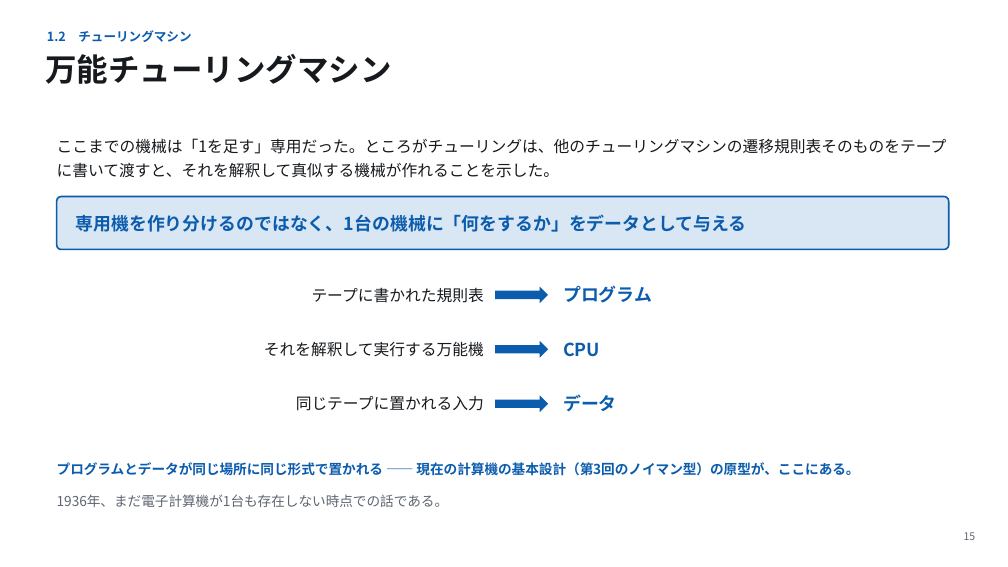
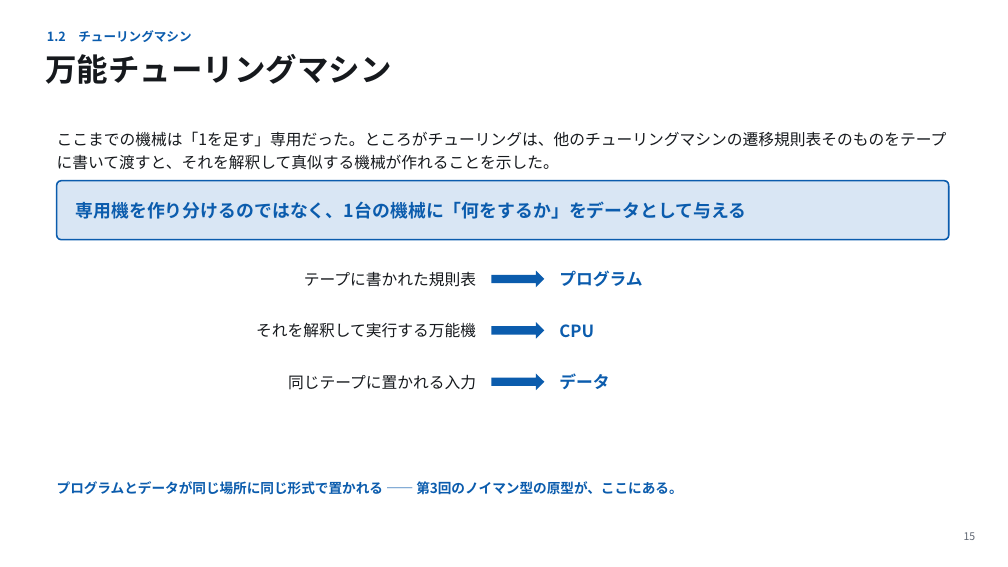
Before and after one commit to koide55/CompOutline, a slide deck: slide 15 of slides/第01回_計算とは何か.pptx. Drawn at 1008x567 pixels with LibreOffice and Linux fonts; fonts in the diff are those of the drawing. Boxes give left, top, right and bottom in pixels: in the first picture for what was removed or moved away, otherwise in the second. Text is boxed around its words. In the diff, an @@ line names an element or a change of style, - is before the commit and + after.

```diff
--- a/slides/第01回_計算とは何か.pptx
+++ b/slides/第01回_計算とは何か.pptx
@@ text "ここまでの機械は「1を足す」専用だった。ところがチューリングは、他のチューリングマシンの遷移規則表そのものをテープに書い ..." at [57,131,947,170]: line spacing 23pt to 22pt @@
@@ rounded rectangle: place and size @@
-rounded rectangle at [57,197,949,250]
+rounded rectangle at [57,181,949,240]
@@ rounded rectangle at [57,181,949,240]: proportions changed @@
@@ text "専用機を作り分けるのではなく、1台の機械に「何をするか」をデータとして与える": place and size @@
-text "専用機を作り分けるのではなく、1台の機械に「何をするか」をデータとして与える" at [76,214,747,232]
+text "専用機を作り分けるのではなく、1台の機械に「何をするか」をデータとして与える" at [76,201,747,219]
@@ text "テープに書かれた規則表": place and size @@
-text "テープに書かれた規則表" at [312,287,484,303]
+text "テープに書かれた規則表" at [304,271,476,287]
@@ text "プログラム": place and size @@
-text "プログラム" at [563,285,652,303]
+text "プログラム" at [559,270,642,287]
@@ right arrow: place and size @@
-right arrow at [495,287,548,303]
+right arrow at [492,271,544,287]
@@ text "それを解釈して実行する万能機": place and size @@
-text "それを解釈して実行する万能機" at [264,341,484,357]
+text "それを解釈して実行する万能機" at [256,323,476,338]
@@ right arrow: place and size @@
-right arrow at [495,341,548,358]
+right arrow at [492,322,544,339]
@@ text "CPU": place and size @@
-text "CPU" at [563,342,600,357]
+text "CPU" at [559,324,594,338]
@@ text "同じテープに置かれる入力": place and size @@
-text "同じテープに置かれる入力" at [296,396,484,411]
+text "同じテープに置かれる入力" at [288,374,476,390]
@@ right arrow: place and size @@
-right arrow at [495,395,548,412]
+right arrow at [492,374,544,390]
@@ size 17 to 16 pt in 3 elements at [559,270,642,287], [559,324,594,338], [559,373,609,389] @@
@@ text "データ": place and size @@
-text "データ" at [563,394,617,412]
+text "データ" at [559,373,609,389]
@@ text at [57,481,682,495]: text changed @@
-プログラムとデータが同じ場所に同じ形式で置かれる —— 現在の計算機の基本設計（第3回のノイマン型）の原型が、ここにある。
+プログラムとデータが同じ場所に同じ形式で置かれる —— 第3回のノイマン型の原型が、ここにある。
@@ text removed at [57,494,449,507] @@
-1936年、まだ電子計算機が1台も存在しない時点での話である。
```
Also in this commit, not shown: 21 other slides changed, 32 other files.
